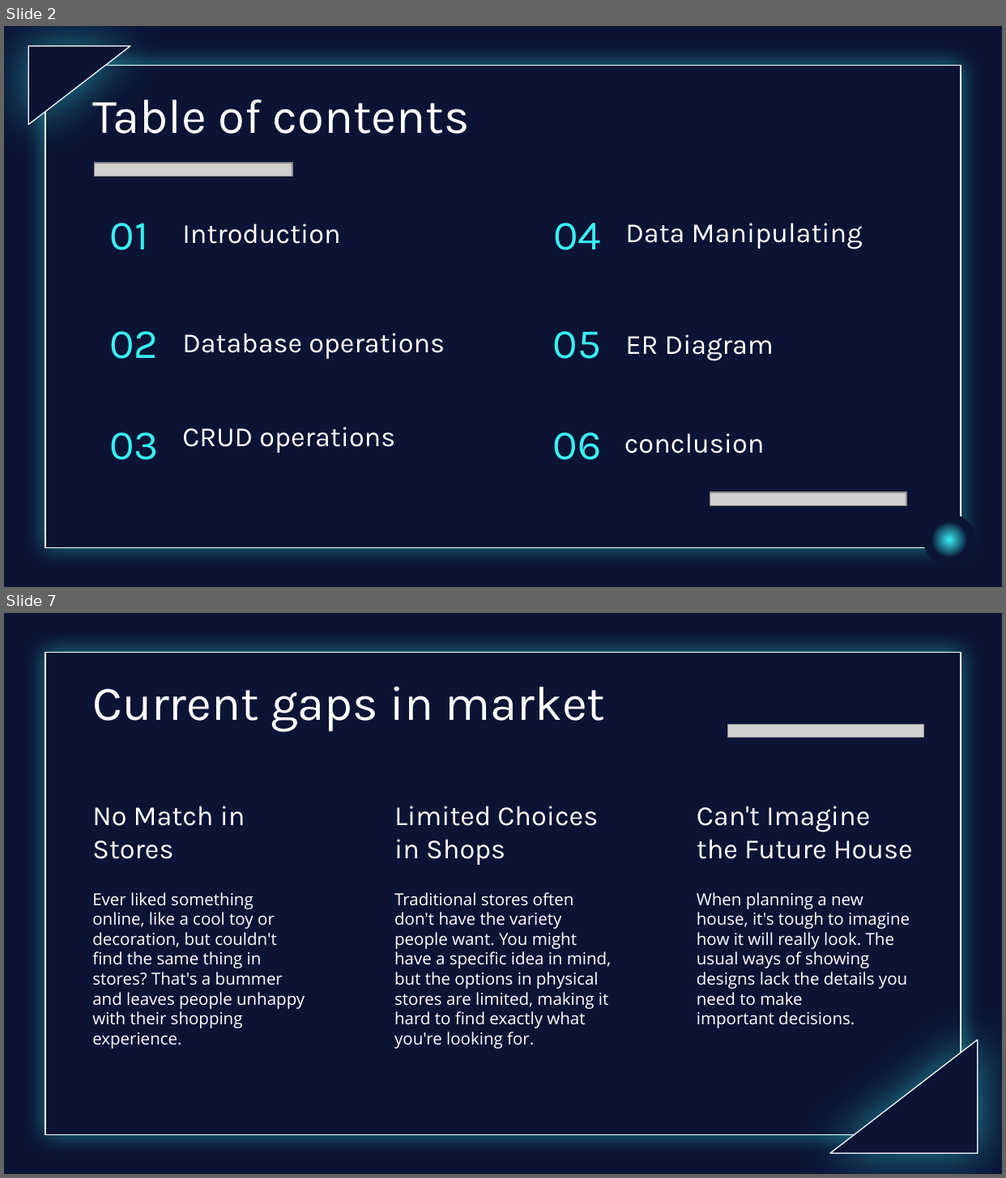
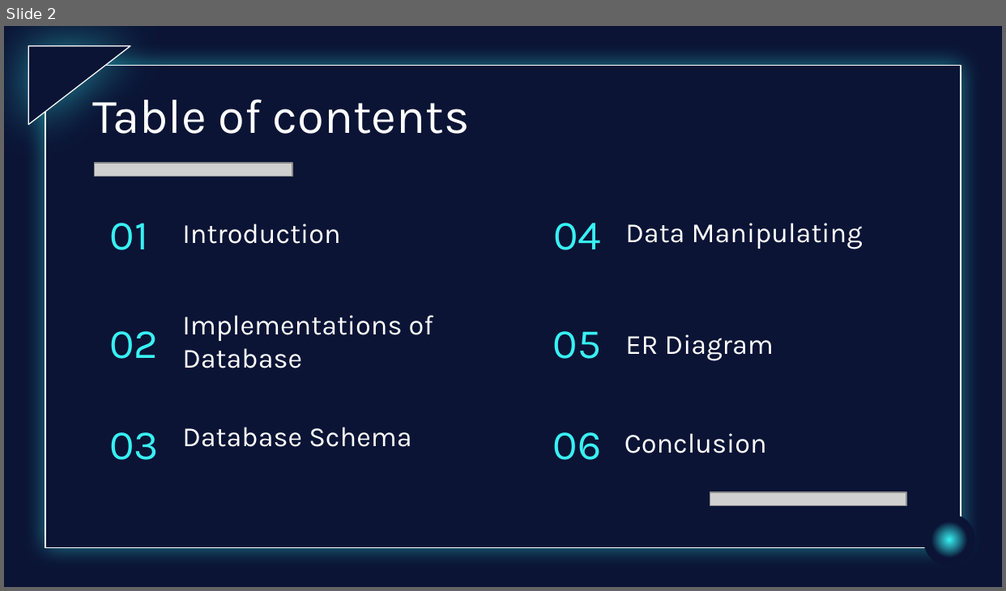
Before and after one commit to UbaidBinWaris/BSCS, a slide deck: BSCS 4B/DB lab/Project/DBMS lab presentation.pptx. Shown one above the other, each under a label of ours: slides 2 and 7 before the commit, slide 2 after it; the slides between them are not shown. The pictures are 1006x1178 and 1006x591 pixels, drawn with LibreOffice and Linux fonts; fonts in the diff are those of the drawing; grey boxes stand for pictures; background and template pictures are left out. Boxes give left, top, right and bottom in pixels: in the first picture for what was removed or moved away, otherwise in the second. Text is boxed around its words. In the diff, an @@ line names an element or a change of style, - is before the commit and + after.

```diff
--- a/BSCS 4B/DB lab/Project/DBMS lab presentation.pptx
+++ b/BSCS 4B/DB lab/Project/DBMS lab presentation.pptx
@@ slide 7 removed at [4, 613, 1002, 1174], background picture (left out); not listed: 1 template element that a slide beside it also shows @@
@@ title removed at [92, 686, 606, 731] @@
-Current gaps in market
@@ picture removed at [727, 724, 924, 737] @@
@@ subtitle removed at [92, 806, 245, 859] @@
-No Match in Stores
@@ subtitle removed at [394, 806, 598, 865] @@
-Limited Choices in Shops
@@ subtitle removed at [697, 806, 913, 859] @@
-Can't Imagine the Future House
@@ subtitle removed at [92, 892, 305, 1049] @@
-Ever liked something online, like a cool toy or decoration, but couldn't find the same thing in stores? That's a bummer and leaves people unhappy with their shopping experience.
@@ subtitle removed at [394, 892, 611, 1049] @@
-Traditional stores often don't have the variety people want. You might have a specific idea in mind, but the options in physical stores are limited, making it hard to find exactly what you're looking for.
@@ subtitle removed at [697, 892, 910, 1029] @@
-When planning a new house, it's tough to imagine how it will really look. The usual ways of showing designs lack the details you need to make important decisions.
@@ right triangle removed at [830, 1040, 978, 1154] @@
@@ slide 2 changed as well @@
@@ subtitle at [182, 315, 433, 369]: text changed @@
-Database operations
+Implementations of Database
@@ subtitle at [182, 427, 411, 447]: text changed @@
-CRUD operations
+Database Schema
@@ subtitle at [624, 433, 767, 454]: text changed @@
-conclusion
+Conclusion
```
Also in this commit, not shown: 3 other slides changed, 12 slides added, 11 other slides removed, 3 other files.
